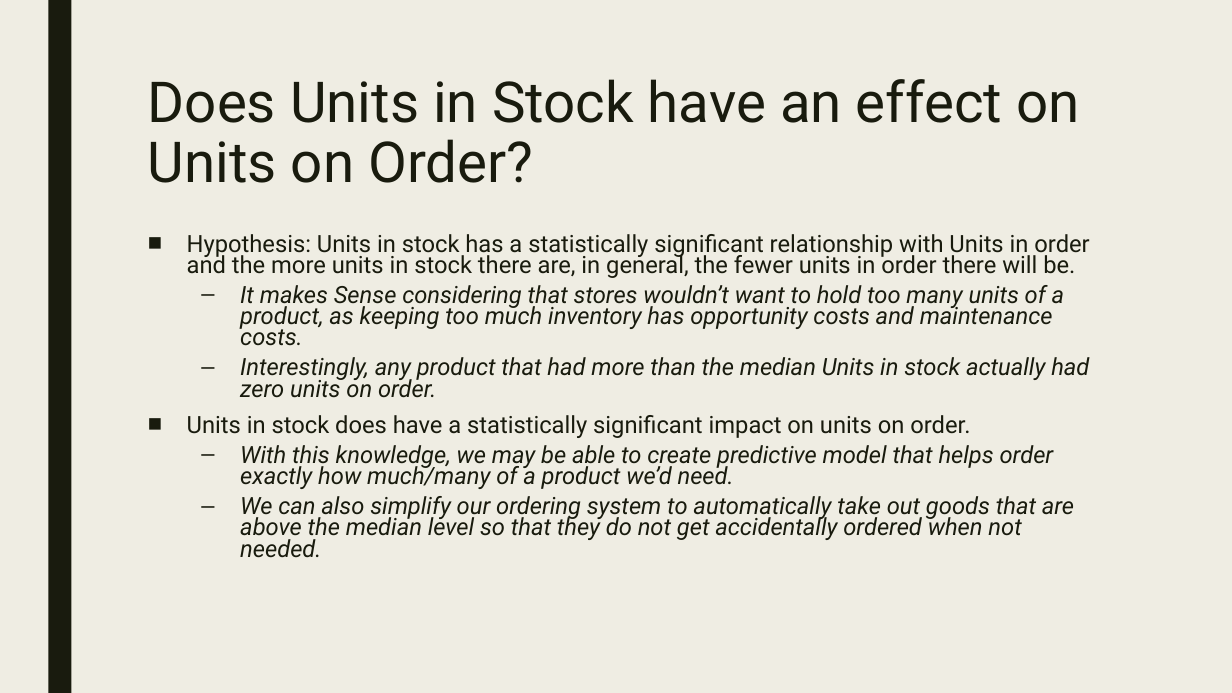
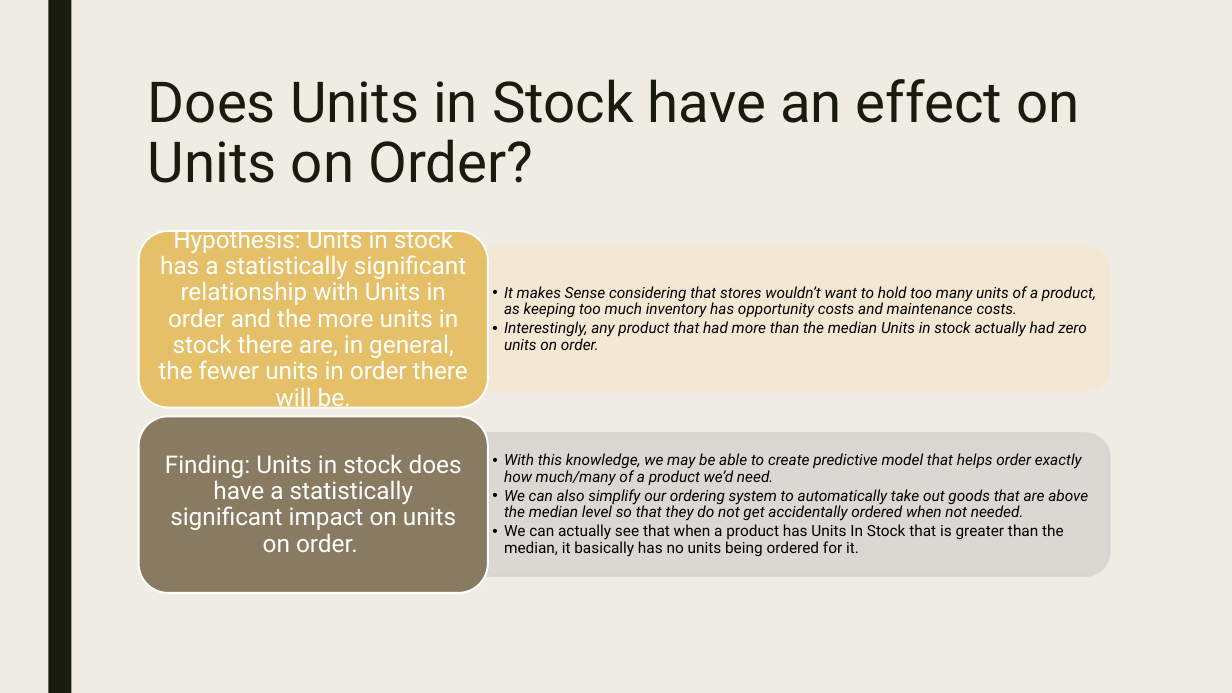
Before and after one commit to Shin-pete/dsc-2-final-project-online-ds-ft-100118, a slide deck: slide 4 of Northwind_presentation.pptx. Drawn at 1232x693 pixels with LibreOffice and Linux fonts; fonts in the diff are those of the drawing. Boxes give left, top, right and bottom in pixels: in the first picture for what was removed or moved away, otherwise in the second. Text is boxed around its words. In the diff, an @@ line names an element or a change of style, - is before the commit and + after.

```diff
--- a/Northwind_presentation.pptx
+++ b/Northwind_presentation.pptx
@@ text removed at <box>187,234,1089,558</box> @@
-■ Hypothesis: Units in stock has a statistically significant relationship with Units in order and the more units in stock there are, in general, the fewer units in order there will be.
-  – It makes Sense considering that stores wouldn’t want to hold too many units of a product, as keeping too much inventory has opportunity costs and maintenance costs.
-  – Interestingly, any product that had more than the median Units in stock actually had zero units on order.
-■ Units in stock does have a statistically significant impact on units on order.
-  – With this knowledge, we may be able to create predictive model that helps order exactly how much/many of a product we’d need.
-  – We can also simplify our ordering system to automatically take out goods that are above the median level so that they do not get accidentally ordered when not needed.
@@ group added at <box>139,226,1110,593</box>: 4 texts, 2 round same rects, 2 rounded rectangles @@
+  • It makes Sense considering that stores wouldn’t want to hold too many units of a product, as keeping too much inventory has opportunity costs and maintenance costs.
+  • Interestingly, any product that had more than the median Units in stock actually had zero units on order.
+Hypothesis: Units in stock has a statistically significant relationship with Units in order and the more units in stock there are, in general, the fewer units in order there will be.
+  • With this knowledge, we may be able to create predictive model that helps order exactly how much/many of a product we’d need.
+  • We can also simplify our ordering system to automatically take out goods that are above the median level so that they do not get accidentally ordered when not needed.
+  • We can actually see that when a product has Units In Stock that is greater than the median, it basically has no units being ordered for it.
+Finding: Units in stock does have a statistically significant impact on units on order.
```
Also in this commit, not shown: 3 other slides changed, 1 other file.
